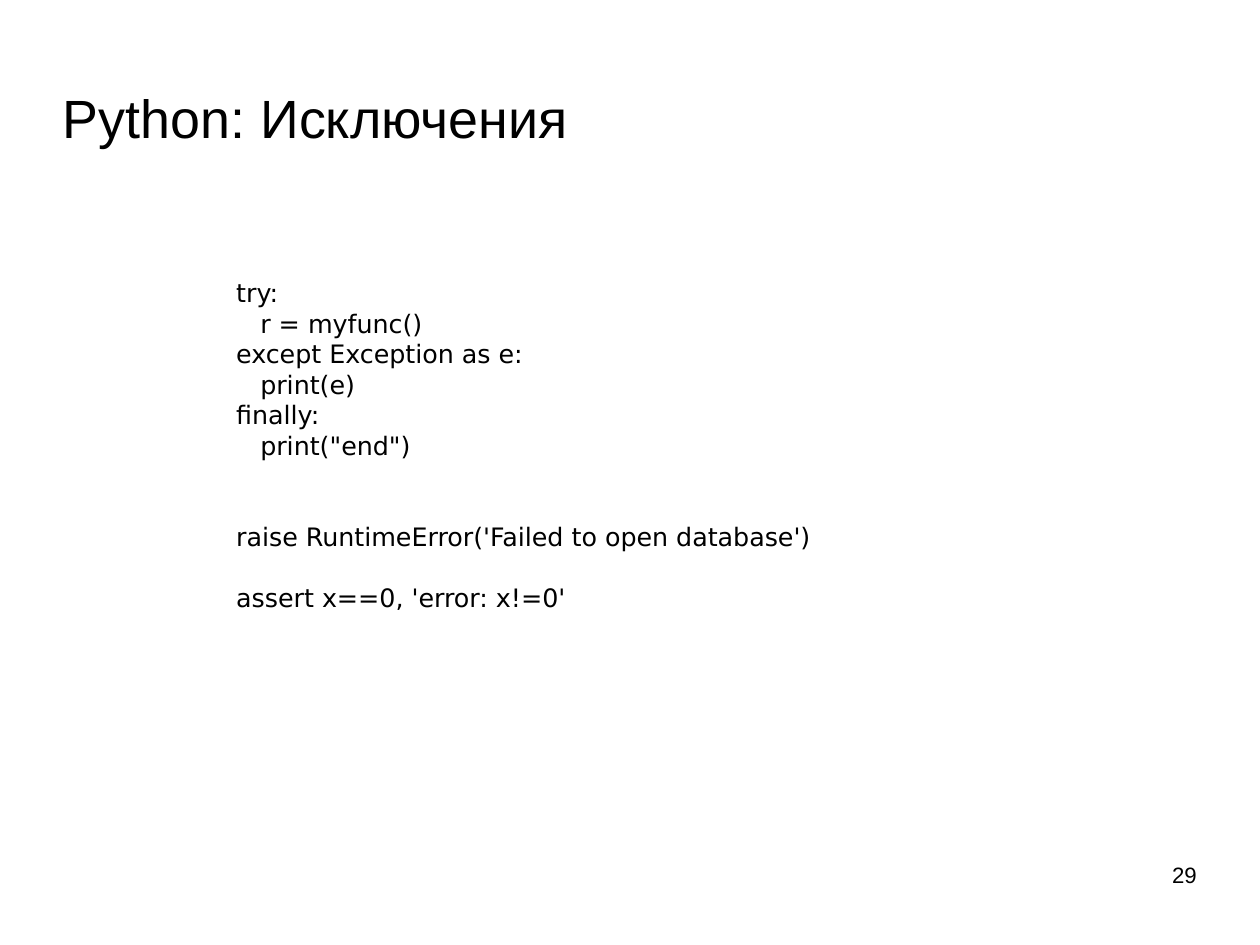
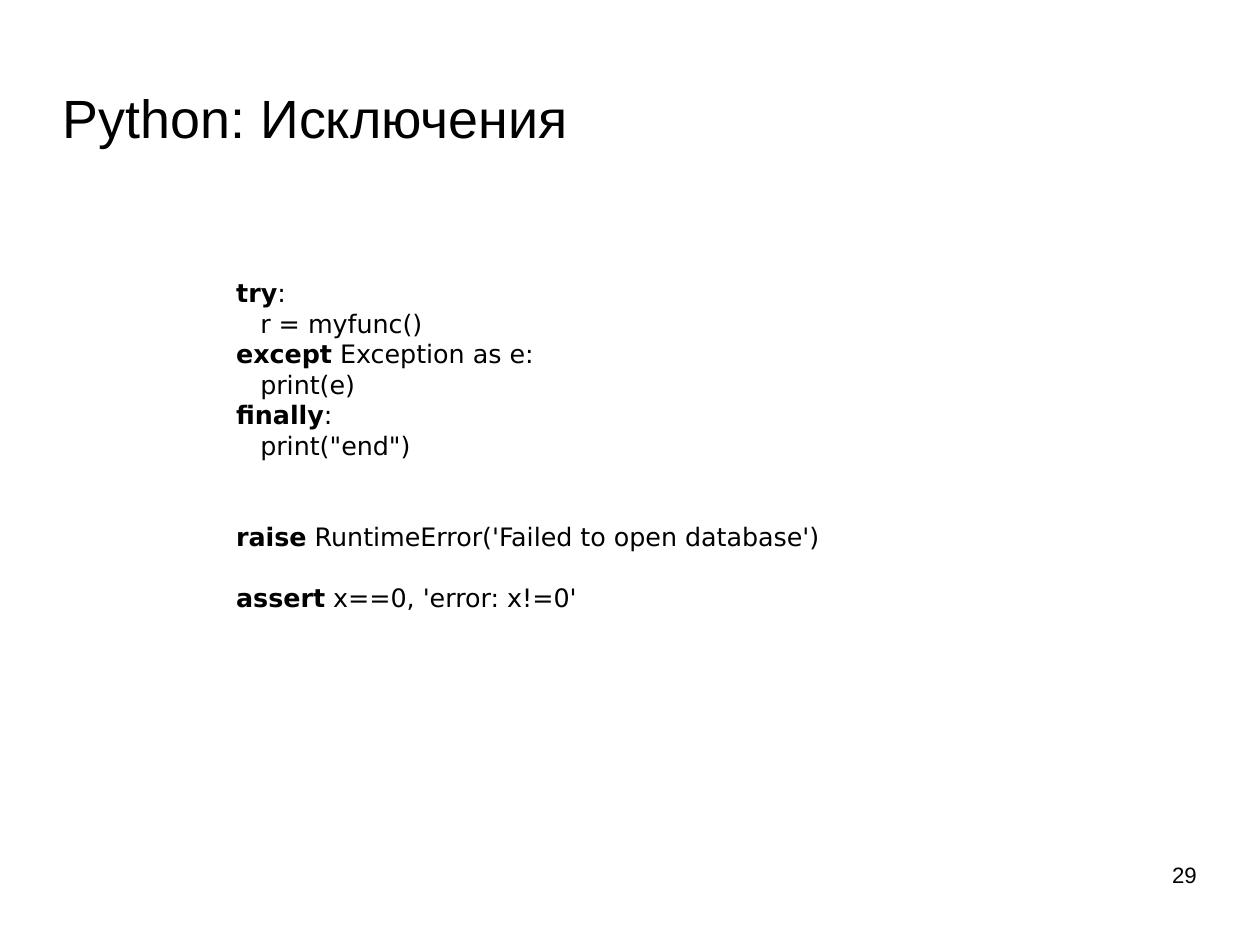
Before and after one commit to mechanoid5/ml_lectorium_2023_I, a slide deck: slide 29 of 02b-python-grammar.odp. Drawn at 1260x945 pixels with LibreOffice and Linux fonts; fonts in the diff are those of the drawing; background and template pictures are left out. Boxes give left, top, right and bottom in pixels: in the first picture for what was removed or moved away, otherwise in the second. Text is boxed around its words. In the diff, an @@ line names an element or a change of style, - is before the commit and + after.

```diff
--- a/02b-python-grammar.odp
+++ b/02b-python-grammar.odp
@@ text at [236, 284, 819, 610]: bold on in "try:", "except", "finally:", "raise" and 1 more places @@
```
Also in this commit, not shown: 1 other slide changed, 17 other files.
